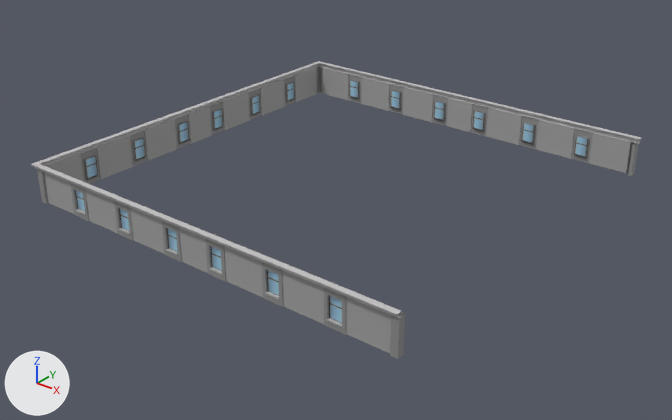
One commit to the FBX model Assets/fbxStorage/Buildings/Big4/BuildingBig4_2.fbx: the scene before it, then after it.
The view is the same before and after, from a camera (50 mm lens) standing at (75.1, -96.5, 55.6) and looking at (0.2, -2.9, -2.4). Lighting does not change. The marker at lower left points along +X, +Y and +Z. Vertices at the same position are counted once.

Script lines for the objects in view, before the commit:
```python
me_plane_031 = bpy.data.meshes.new('Plane.031')
me_plane_031.from_pydata(...)  # 532 vertices, 361 faces; spans x -30.8..30.4, y -30.8..30.8, z 0.0..5.7
me_plane_031.materials.append(mat_a_location)  # picture img_a_location_tex_jpg
ob_buildingbig4_2 = bpy.data.objects.new('BuildingBig4_2', me_plane_031)
ob_buildingbig4_2.location = (0.0, 0.0, 0.0)
```
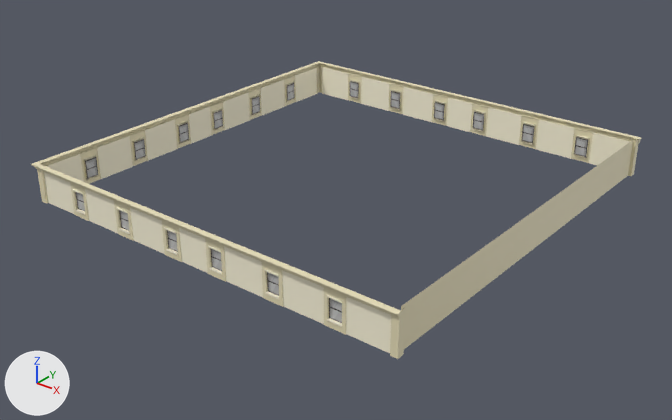
Pixel boxes (x1, y1, x2, y2) of what changed, in the pictures (672 x 420 px):
part 1 of me_plane_031, built on
    before: (75, 67, 589, 323)
    after: (73, 67, 641, 349)
part 2 of me_plane_031, recoloured
    both: (44, 68, 629, 353)
part 3 of me_plane_031, recoloured (grey to beige)
    both: (31, 61, 641, 359)

The edits, one by one:
Picture 'Windows2_Tex.png' (img_windows2_tex_png) is new.
Material 'Windows2_Mat' (mat_windows2_mat) is new.
Its texture is img_windows2_tex_png.
Material 'Concrete1_Mat' (mat_concrete1_mat) is new.
Its base color is (1.0, 0.941, 0.735) (white #fff8df).
Its roughness is 0.0.
Material 'Concrete3_Mat' (mat_concrete3_mat) is new.
Its base color is (0.814, 0.741, 0.495) (beige #e9dfbb).
me_plane_031 is used by ob_buildingbig4_2; location (0.0, 0.0, 0.0).
me_plane_031 had 532 vertices, 361 faces and spanned x -30.8..30.4, y -30.8..30.8, z 0.0..5.7.
me_plane_031 now has 699 vertices, 427 faces and spans x -30.8..30.4, y -30.8..30.8, z 0.0..5.7.
Part 1, on me_plane_031:
80 faces are deleted.
49 vertices are added at x -30.3..23.3, y -30.0..30.3, z 0.0..5.0.
36 new vertices lie (0.0, 0.0, 2.8) away from vertices in x -29.8..22.8, y -29.8..29.8, z 1.0.
24 new vertices lie (0.0, -0.4, 0.0) away from vertices in x -22.8..22.8, y -29.8, z 3.8..4.0.
24 new vertices lie (0.0, 0.4, 0.0) away from vertices in x -22.8..22.8, y 29.8, z 3.8..4.0.
24 new vertices lie (-0.4, 0.0, 0.0) away from vertices in x -29.8, y -22.8..22.8, z 3.8..4.0.
10 new vertices lie (0.0, 0.0, 0.7) away from vertices in x 29.3..30.3, y -30.3..30.3, z 5.0.
18 new faces join them, mat_windows2_mat (picture img_windows2_tex_png).
90 new faces join them, mat_concrete1_mat (white #fff8df).
38 new faces join them, mat_concrete3_mat (beige #e9dfbb).
me_plane_031 part 2: 111 faces spanning x -30.2..29.3, y -30.2..30.2, z 0.0..5.0 switch from mat_a_location (picture img_a_location_tex_jpg) to mat_concrete1_mat (white #fff8df).
me_plane_031 part 3: 170 faces spanning x -30.8..30.4, y -30.8..30.8, z 0.0..5.7 switch from mat_a_location (picture img_a_location_tex_jpg) to mat_concrete3_mat (beige #e9dfbb).
me_plane_031 now uses material mat_windows2_mat (picture img_windows2_tex_png).
